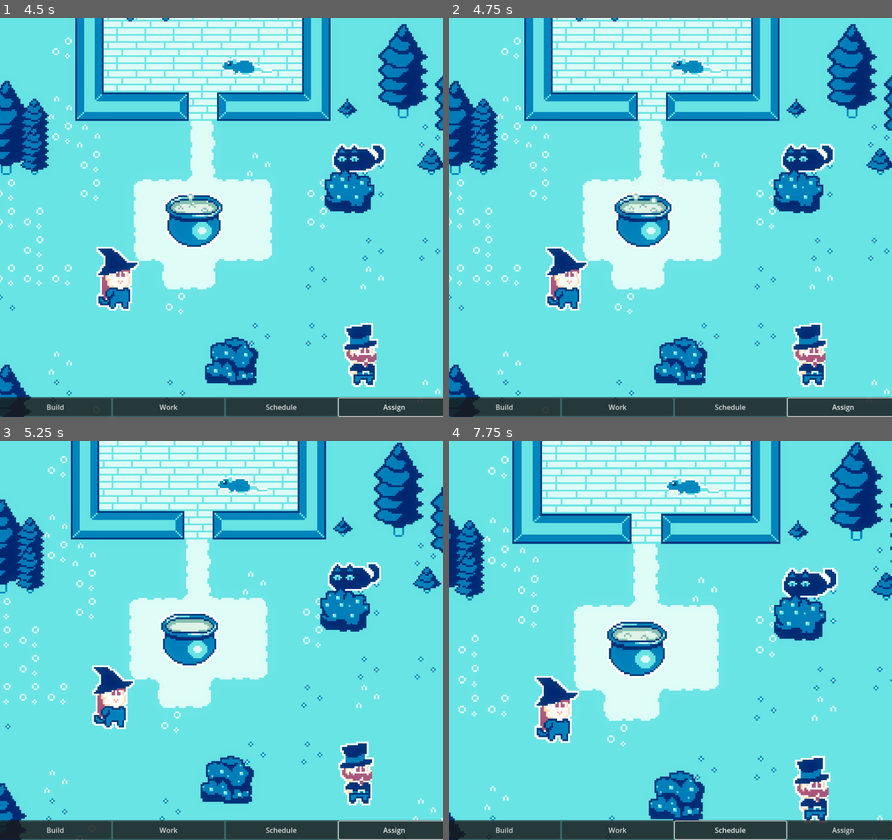
Above: before the commit, frames 1-4 (two rows, left to right).
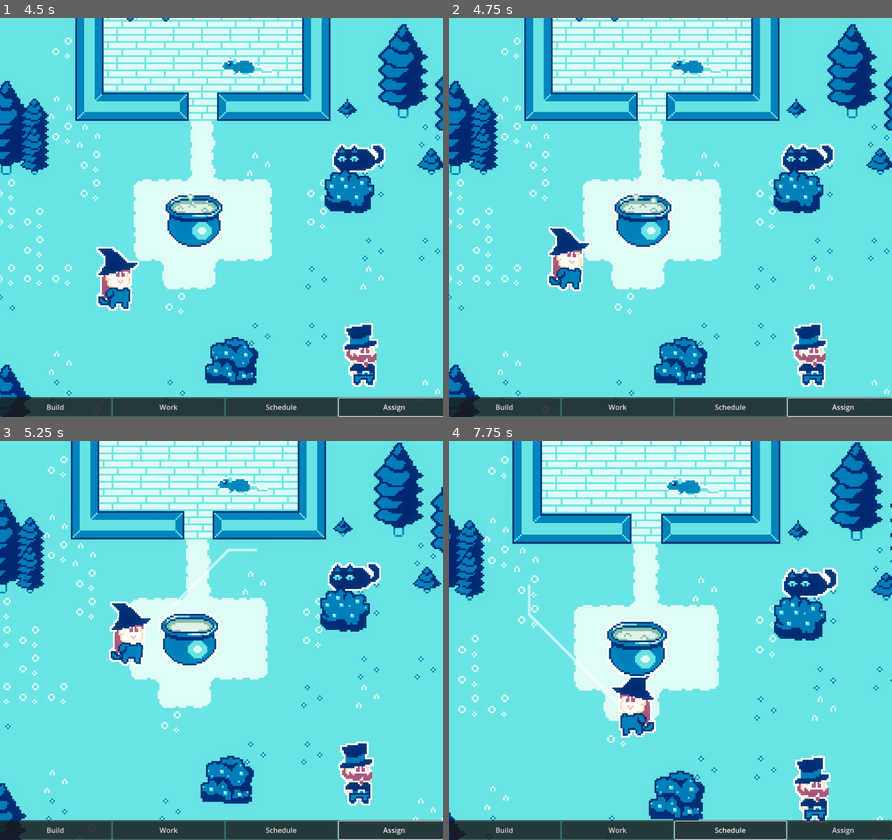
Above: after the commit, the same moments.

Repository: blueberryiswar/witchcoin
Game: Godot game, scene res://scenes/maps/start_screen.tscn
Two runs of this game, one before a commit and one after it. Both use one fixed random seed, a clock stepped at 60 frames per second and the inputs below.
Inputs (mouse positions are in pixels of both pictures, inside the frame that each line leads up to):
- Up to frame 1 (4.5 s): move the mouse to (318, 197) at 0.52 s; hold Right (right) 0.53-1.25 s; hold Right mouse button (act) 0.53-1.25 s; click (318, 197) at 0.8 s; click "Build" at 1.25 s; click "Work" at 2 s; click "Schedule" at 2.75 s; click "Assign" at 3.5 s; tap Enter at 4.25 s; move the mouse to (132, 237) at 4.27 s; hold Down (down) from 4.28 s (still down); click (132, 237) at 4.35 s
- Up to frame 2 (4.75 s): keep holding Down (down); right-click (581, 237) at 4.55 s
- Up to frame 3 (5.25 s): move the mouse to (265, 552) at 5.02 s; release Down (down) at 5.03 s; hold Right (right) from 5.03 s (still down); hold Right mouse button (act) from 5.03 s (still down)
- Up to frame 4 (7.75 s): click (714, 552) at 5.3 s; move the mouse to (648, 720) at 5.77 s; release Right (right) at 5.78 s; release Right mouse button (act) at 5.78 s; hold Up (up) 5.78-6.53 s; click (648, 720) at 5.85 s; right-click (648, 720) at 6.05 s; move the mouse to (803, 700) at 6.52 s; hold Middle mouse button (pan) 6.53-7.28 s; hold Left (left) from 6.53 s (still down); click (803, 700) at 6.8 s; move the mouse to (537, 580) at 7.27 s; tap Mouse wheel up (zoom_in) at 7.35 s; right-click (537, 580) at 7.55 s

Frame 1 is identical in both runs. In frame 2, 1.4% of the frame differs, in the area x 21-32%, y 52-74%; in frame 3, 2.3%; in frame 4, 2.5%, in the area x 17-47%, y 35-76%.

Commit message:
eating works. error if other pawn takes the food first (eliminates target)

Diff:
--- a/scenes/entities/food/Berries.tscn
+++ b/scenes/entities/food/Berries.tscn
@@ -1,7 +1,8 @@
-[gd_scene load_steps=3 format=3 uid="uid://bvc5k583wtwne"]
+[gd_scene load_steps=4 format=3 uid="uid://bvc5k583wtwne"]
 
 [ext_resource type="Texture2D" uid="uid://dgv8vurfrihgj" path="res://assets/spritesheet/Resources.png" id="1_3oojh"]
 [ext_resource type="Script" uid="uid://bvxa846q7ulxf" path="res://scripts/entities/Food.gd" id="2_gicts"]
+[ext_resource type="PackedScene" uid="uid://dpl3m4517uyn8" path="res://scenes/system/click_target.tscn" id="3_glts5"]
 
 [node name="Berries" type="Sprite2D"]
 texture_filter = 1
@@ -15,3 +16,6 @@
 item_description = "A fruit from an unknown source"
 count = 1
 item_type = 1
+
+[node name="ClickTarget" parent="." node_paths=PackedStringArray("sprite") instance=ExtResource("3_glts5")]
+sprite = NodePath("..")
--- a/scripts/entities/Food.gd
+++ b/scripts/entities/Food.gd
@@ -13,3 +13,6 @@
 func _ready():
 	super._ready()
 	add_to_group("food")
+
+func on_click():
+	print("click")
--- a/scripts/entities/pawn.gd
+++ b/scripts/entities/pawn.gd
@@ -34,7 +34,6 @@
 
 # Called every frame. 'delta' is the elapsed time since the previous frame.
 func _input(event):
-	return
 	if !active: return
 	if event.is_action_pressed("act"):
 		move_to(get_global_mouse_position())
@@ -56,7 +55,6 @@
 	if(interaction_target != null):
 		if(interaction_target.interact(delta)):
 			interaction_target = null
-
 
 	hunger += delta * 0.01
 
--- a/scripts/system/PawnAI.gd
+++ b/scripts/system/PawnAI.gd
@@ -29,7 +29,7 @@
 		start_current_subtask(sub_task)
 
 	if target_destination != Vector2.ZERO:
-		if pawn.global_position == target_destination:
+		if share_grid(pawn.global_position.x ,target_destination.x):
 			current_task.on_reached_destination()
 			on_finished_subtask()
 			target_destination = Vector2.ZERO
@@ -54,8 +54,8 @@
 				current_task.on_found_item(target_item)
 			on_finished_subtask()
 		Task.TaskType.WalkTo:
-			pawn.move_to(sub_task.target_item.global_position)
 			target_destination = sub_task.target_item.global_position
+			pawn.move_to(target_destination)
 		Task.TaskType.Pickup:
 			pawn.pick_up(sub_task.target_item)
 			current_task.on_finish_sub_task()
@@ -71,3 +71,6 @@
 func on_finished_subtask():
 	if(current_task.is_finished()): current_task = null
 	current_action = PawnAction.Idle
+
+func share_grid(pawn_posX, target_posX) -> bool:
+	return floor(pawn_posX/16) == floor(target_posX/16)
--- a/scripts/system/Task.gd
+++ b/scripts/system/Task.gd
@@ -41,7 +41,6 @@
 
 func on_used_item():
 	get_current_sub_task().has_item = false
-
 
 func init_find_and_eat_food():
 	task_name = "Find and Eat Food"
